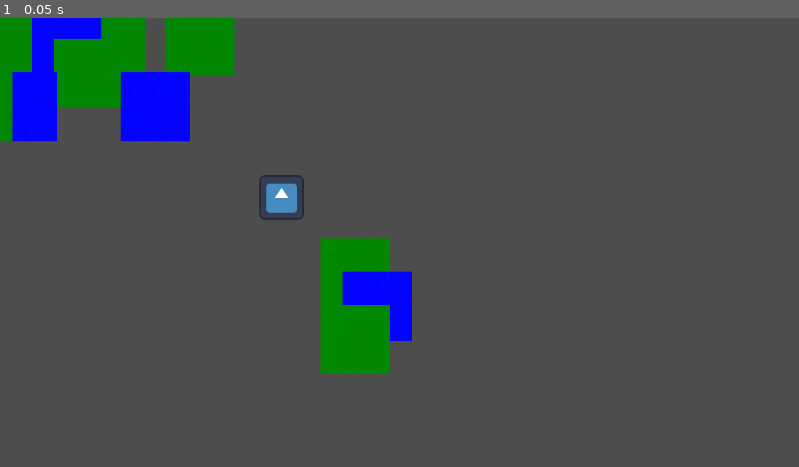
Above: before the commit, frame 1.
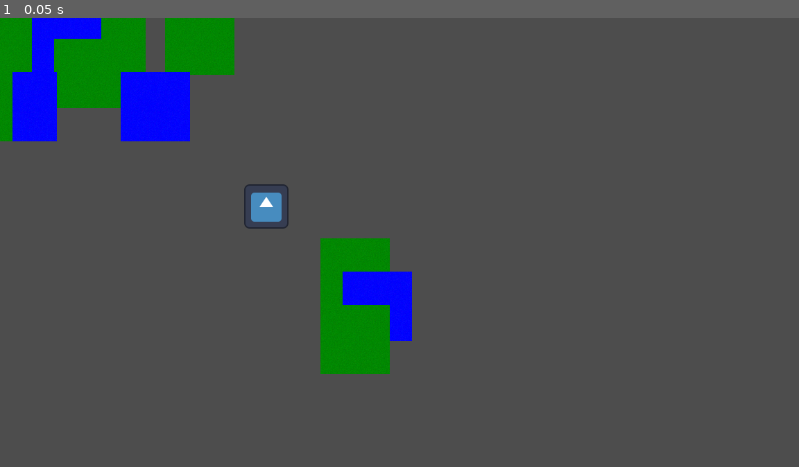
Above: after the commit, the same moment.

Repository: HedgeLizards/tomb_raiser
Game: Godot game, scene res://scenes/main.tscn
Same seed, same stepped clock (60 frames per second), same inputs: the game is played once before the commit and once after it. The engine's default icon, where the game draws it, is replaced by a stand-in: a white triangle on a blue panel in a dark square.
Inputs:
- Up to frame 1 (0.05 s): no input

The runs differ from the first frame. In frame 1, 0.5% of the frame differs, in the area x 30-39%, y 34-47%.
Error before the commit: Parse Error: Could not find type "Unit" in the current scope. (res://code/necromancer.gd:4)

Commit message:
fix script error

Diff:
--- a/code/necromancer.gd
+++ b/code/necromancer.gd
@@ -1,7 +1,7 @@
 extends Sprite2D
 
 
-signal select_pressed(unit: Unit)
+signal select_pressed(unit: Node2D)
 
 @export var tilemap: TileMapLayer
 
